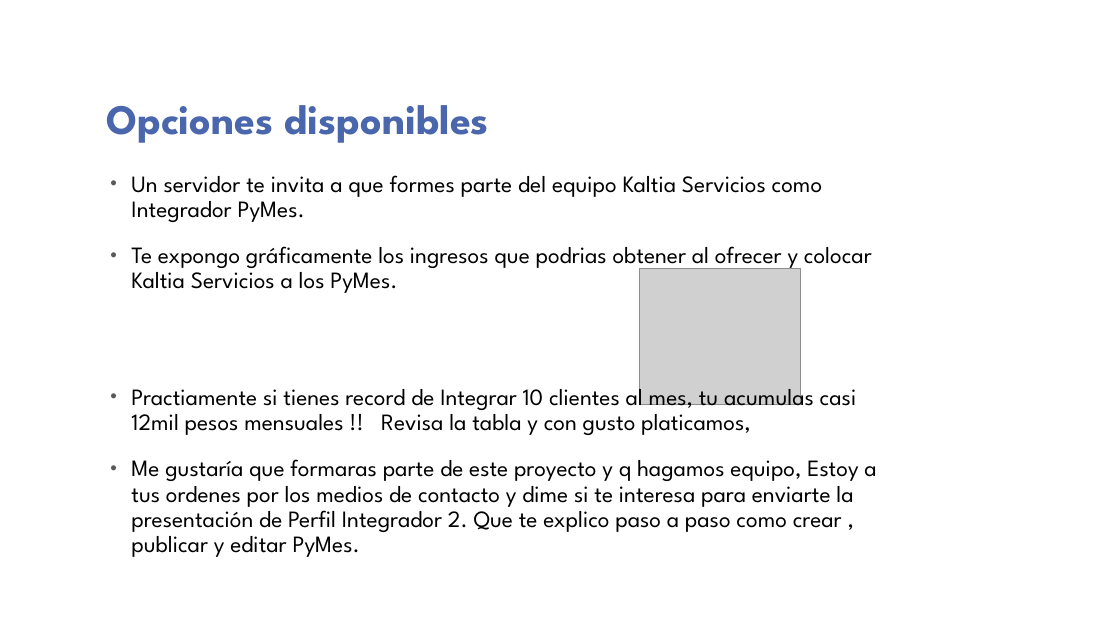
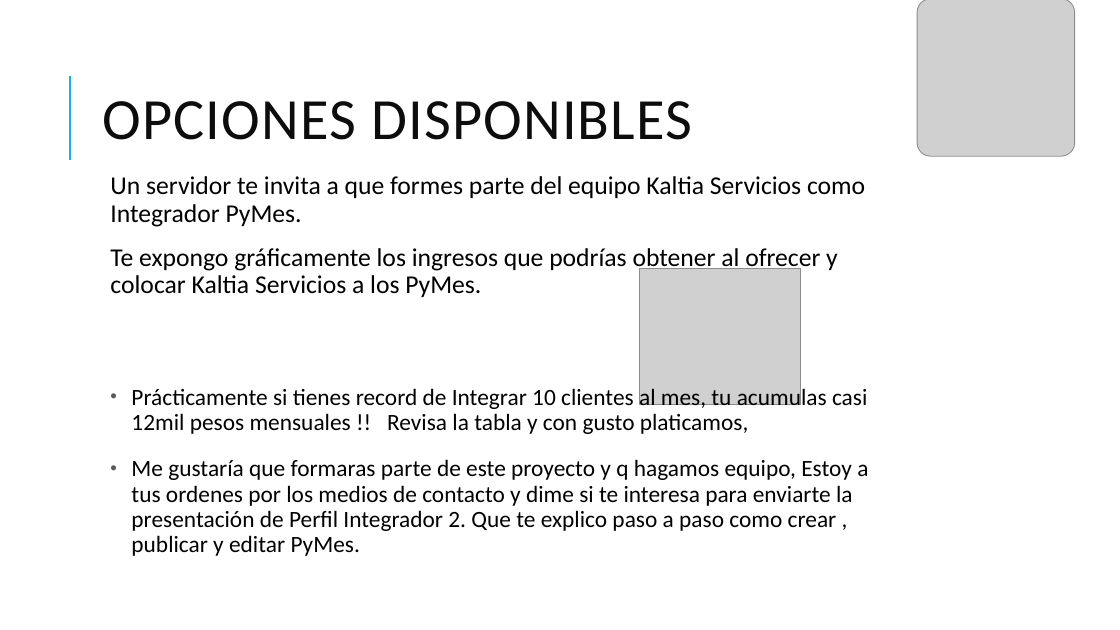
Before and after one commit to MexicoKaltia/KaltiaAuxiliar, a slide deck: slide 6 of Proyecto Kaltia Perfil I-parte1.pptx. Drawn at 1120x630 pixels with LibreOffice and Linux fonts; fonts in the diff are those of the drawing; grey boxes stand for pictures; background and template pictures are left out. Boxes give left, top, right and bottom in pixels: in the first picture for what was removed or moved away, otherwise in the second. Text is boxed around its words. In the diff, an @@ line names an element or a change of style, - is before the commit and + after.

```diff
--- a/Proyecto Kaltia Perfil I-parte1.pptx
+++ b/Proyecto Kaltia Perfil I-parte1.pptx
@@ picture added at [917, 0, 1075, 156] @@
@@ title "OPCIONES DISPONIBLES" at [102, 101, 692, 140]: vertical alignment bottom to middle @@
@@ line added from (70, 160) to (70, 76), #1CADE4 1.5 pt @@
@@ title at [102, 101, 692, 140]: text changed; size 36 to 50 pt; font League Spartan to Calibri; text colour #4A66AC to #0D0D0D; bold off @@
-Opciones disponibles
+OPCIONES DISPONIBLES
@@ text at [110, 176, 865, 227]: size 20 to 22 pt, font League Spartan to Calibri in "Un servidor te invita a que formes ..."; bullet • to  ; less space between paragraphs; bullet colour #595959 to #1CADE4 @@
@@ text at [110, 248, 838, 297]: text changed; size 20 to 22 pt; font League Spartan to Calibri @@
-• Te expongo gráficamente los ingresos que podrias obtener al ofrecer y colocar Kaltia Servicios a los PyMes.
+  Te expongo gráficamente los ingresos que podrías obtener al ofrecer y colocar Kaltia Servicios a los PyMes.
@@ text at [131, 385, 867, 434]: text changed; font League Spartan to Calibri @@
-• Practiamente si tienes record de Integrar 10 clientes al mes, tu acumulas casi 12mil pesos mensuales !! Revisa la tabla y con gusto platicamos,
+• Prácticamente si tienes record de Integrar 10 clientes al mes, tu acumulas casi 12mil pesos mensuales !! Revisa la tabla y con gusto platicamos,
@@ text at [131, 459, 868, 556]: font League Spartan to Calibri in "Me gustaría que formaras parte de este ..." @@
```
Also in this commit, not shown: 6 other slides changed, 28 other files.
